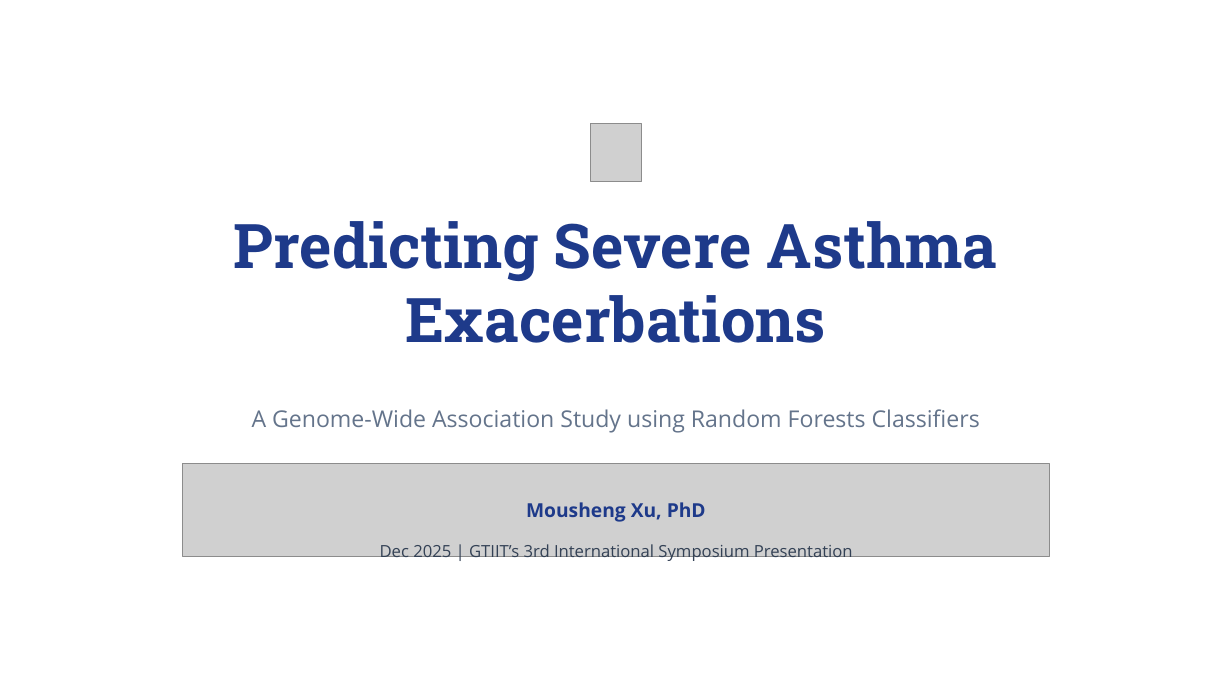
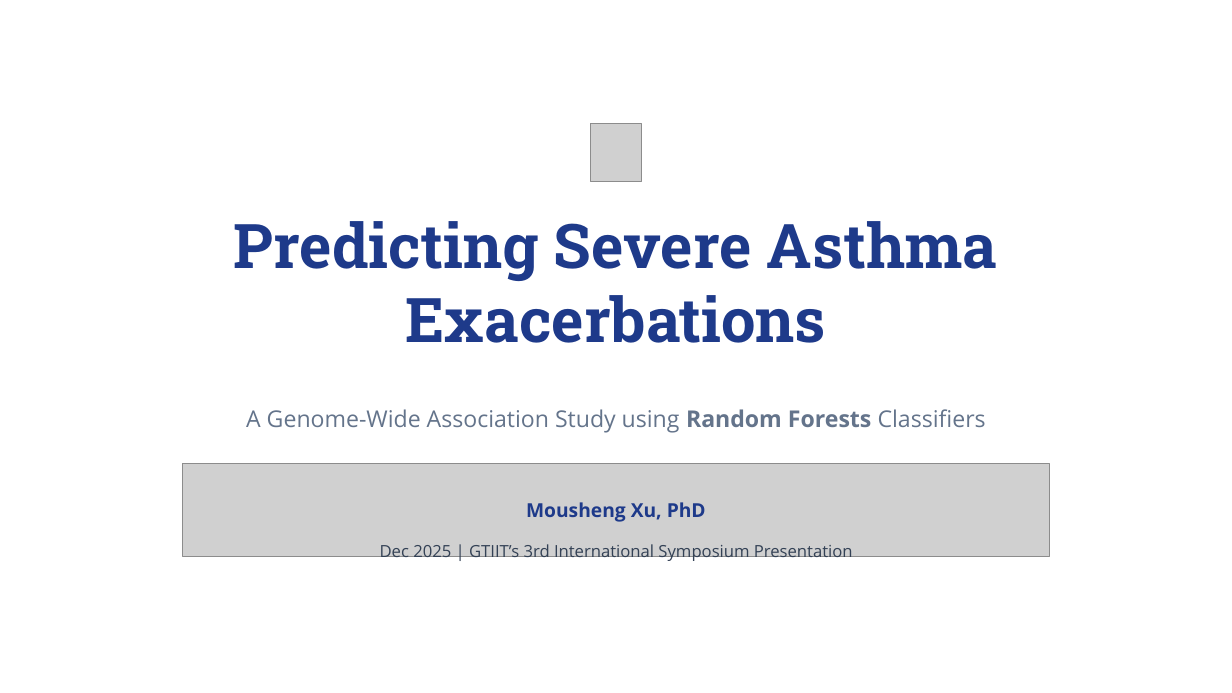
Before and after one commit to mocksu/resume, a slide deck: slide 1 of Predicting Asthma Exacerbations with ML.pptx. Drawn at 1232x693 pixels with LibreOffice and Linux fonts; fonts in the diff are those of the drawing; grey boxes stand for pictures; background and template pictures are left out. Boxes give left, top, right and bottom in pixels: in the first picture for what was removed or moved away, otherwise in the second. Text is boxed around its words. In the diff, an @@ line names an element or a change of style, - is before the commit and + after.

```diff
--- a/Predicting Asthma Exacerbations with ML.pptx
+++ b/Predicting Asthma Exacerbations with ML.pptx
@@ text "A Genome-Wide Association Study using ..." at <box>246,409,986,433</box>: bold on in "Random Forests" @@
```
Also in this commit, not shown: 4 other slides changed, 1 slide removed, 3 other files.
